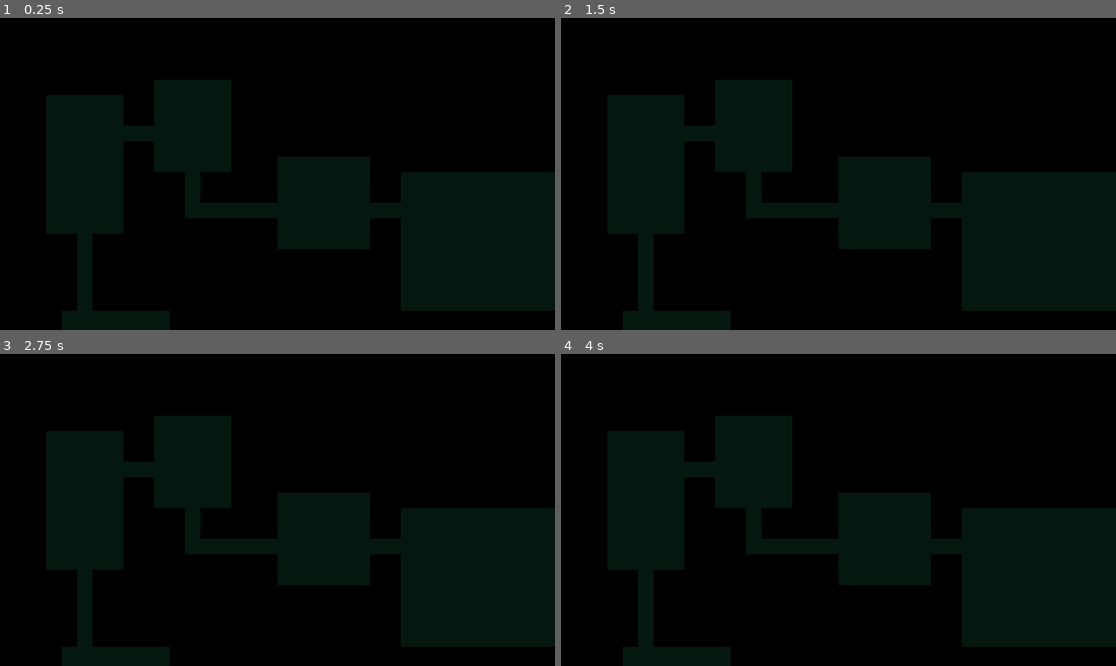
Above: before the commit, frames 1-4 (two rows, left to right).
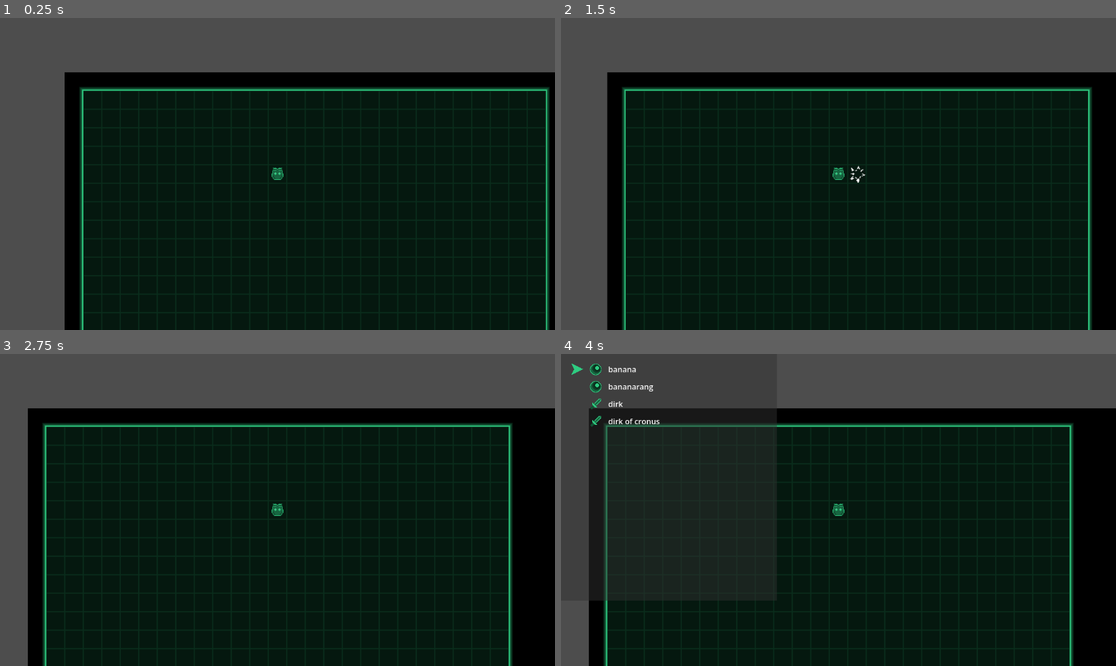
Above: after the commit, the same moments.

Repository: Xaklor/ldjam59
Game: Godot game, scene res://level/main.tscn
The game is run twice, just before and just after one commit, with the same random seed, the same clock (stepped at 60 frames per second) and the same inputs. Before the commit the project starts from res://level/dungeon.tscn. The engine's default icon, where the game draws it, is replaced by a stand-in: a white triangle on a blue panel in a dark square.
Inputs:
- Up to frame 1 (0.25 s): no input
- Up to frame 2 (1.5 s): tap Enter at 0.5 s; hold Right (move_right) 0.53-1.28 s; tap Space at 1.25 s; hold V (face_button_down) from 1.28 s (still down)
- Up to frame 3 (2.75 s): tap Enter at 2 s; release V (face_button_down) at 2.03 s; hold Right (move_right) from 2.03 s (still down)
- Up to frame 4 (4 s): tap Space at 2.75 s; release Right (move_right) at 2.78 s; hold X (face_button_up) 2.78-3.53 s; tap Enter at 3.5 s; hold C (face_button_left) from 3.53 s (still down)

The runs differ from the first frame. In frame 1, 37% of the frame differs, in the area x 0-100%, y 0-100%; in frame 2, 35%; in frame 3, 32%; in frame 4, 38%.

Commit message:
fixed enemy pathing oddities, updated some sprites

Diff:
--- a/entities/sleepy.gd
+++ b/entities/sleepy.gd
@@ -38,11 +38,10 @@
 		var curr_pos = tile_map.local_to_map(position)
 		var player_pos = tile_map.local_to_map(player.position)
 
+		tile_map.astar.set_point_solid(grid_pos, false)
 		var path = tile_map.astar.get_id_path(curr_pos, player_pos)
 		if path.size() > 2 and not ready_to_attack:
 			var next_pos = tile_map.map_to_local(path[1])
-			tile_map.astar.set_point_solid(grid_pos, false)
-			tile_map.astar.set_point_solid(path[1], true)
 			grid_pos = path[1]
 			position = next_pos
 			ready_to_attack = false
@@ -56,6 +55,7 @@
 		else:
 			ready_to_attack = false
 
+	tile_map.astar.set_point_solid(grid_pos, true)
 	if pinged:
 		wake_up_sound.play()
 		pinged = false
--- a/entities/stabby.gd
+++ b/entities/stabby.gd
@@ -29,12 +29,11 @@
 	var curr_pos = tile_map.local_to_map(position)
 	var player_pos = tile_map.local_to_map(player.position)
 
+	tile_map.astar.set_point_solid(grid_pos, false)
 	var path = tile_map.astar.get_id_path(curr_pos, player_pos)
 	# player is not adjacent to this enemy
 	if path.size() > 2 and not ready_to_attack:
 		var next_pos = tile_map.map_to_local(path[1])
-		tile_map.astar.set_point_solid(grid_pos, false)
-		tile_map.astar.set_point_solid(path[1], true)
 		grid_pos = path[1]
 		position = next_pos
 		ready_to_attack = false
@@ -49,6 +48,7 @@
 	else:
 		ready_to_attack = false
 
+	tile_map.astar.set_point_solid(grid_pos, true)
 	if pinged:
 		echo.spawn(get_tree(), global_position, Color.RED, ping_icon)
 		pinged = false
--- a/entities/stabby.tscn
+++ b/entities/stabby.tscn
@@ -6,12 +6,12 @@
 [sub_resource type="RectangleShape2D" id="RectangleShape2D_4xful"]
 size = Vector2(32, 32)
 
-[node name="stabby" type="Area2D" groups=["enemies"]]
+[node name="stabby" type="Area2D" unique_id=1631536211 groups=["enemies"]]
 script = ExtResource("1_1pa3r")
 
-[node name="hitbox" type="CollisionShape2D" parent="."]
+[node name="hitbox" type="CollisionShape2D" parent="." unique_id=292843490]
 shape = SubResource("RectangleShape2D_4xful")
 
-[node name="icon" type="Sprite2D" parent="."]
+[node name="icon" type="Sprite2D" parent="." unique_id=520154180]
 visible = false
 texture = ExtResource("2_emnyu")
--- a/project.godot
+++ b/project.godot
@@ -15,7 +15,7 @@
 [application]
 
 config/name="LDjam59"
-run/main_scene="uid://d1tmh55k56vsx"
+run/main_scene="uid://yyvtbpgfecja"
 config/features=PackedStringArray("4.6", "Forward Plus")
 config/icon="res://icon.svg"
 
--- /dev/null
+++ b/ui/hud.tscn
@@ -0,0 +1,30 @@
+[gd_scene load_steps=4 format=3 uid="uid://jf5q8sppvv2b"]
+
+[ext_resource type="Texture2D" uid="uid://clijybis16j1m" path="res://assets/ui hp empty.png" id="1_276te"]
+[ext_resource type="Texture2D" uid="uid://b11a5fwnm7gkn" path="res://assets/ui hp full.png" id="2_546lt"]
+[ext_resource type="Texture2D" uid="uid://n7gyknnb7l6v" path="res://assets/ui hp.png" id="3_546lt"]
+
+[node name="Hud" type="Node2D"]
+
+[node name="ColorRect" type="ColorRect" parent="."]
+offset_right = 320.0
+offset_bottom = 48.0
+color = Color(0, 0, 0, 1)
+metadata/_edit_use_anchors_ = true
+
+[node name="TextureProgressBar" type="TextureProgressBar" parent="."]
+offset_left = 56.0
+offset_top = 8.0
+offset_right = 312.0
+offset_bottom = 40.0
+texture_under = ExtResource("1_276te")
+texture_progress = ExtResource("2_546lt")
+metadata/_edit_use_anchors_ = true
+
+[node name="TextureRect" type="TextureRect" parent="."]
+offset_top = 8.0
+offset_right = 56.0
+offset_bottom = 40.0
+texture = ExtResource("3_546lt")
+stretch_mode = 2
+metadata/_edit_use_anchors_ = true
Binary file changed: assets/eq sword.png
Binary file changed: assets/orb.png
Binary file changed: assets/selector.png
Binary file changed: assets/sword.png
Binary file changed: assets/tileset 2.png
Binary file added: assets/ui hp empty.png
Binary file added: assets/ui hp full.png
Binary file added: assets/ui hp.png
Not shown: 1 places in entities/stabby.tscn that only renumber resources
Not shown, added: level/dungeon.gd.uid
